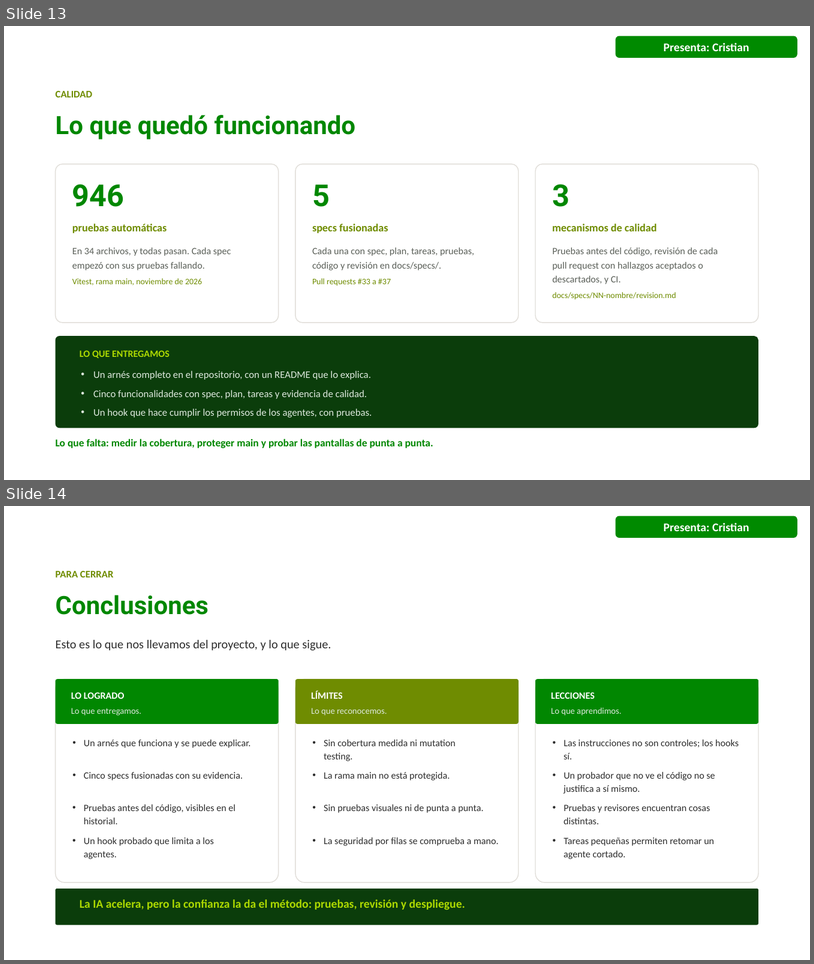
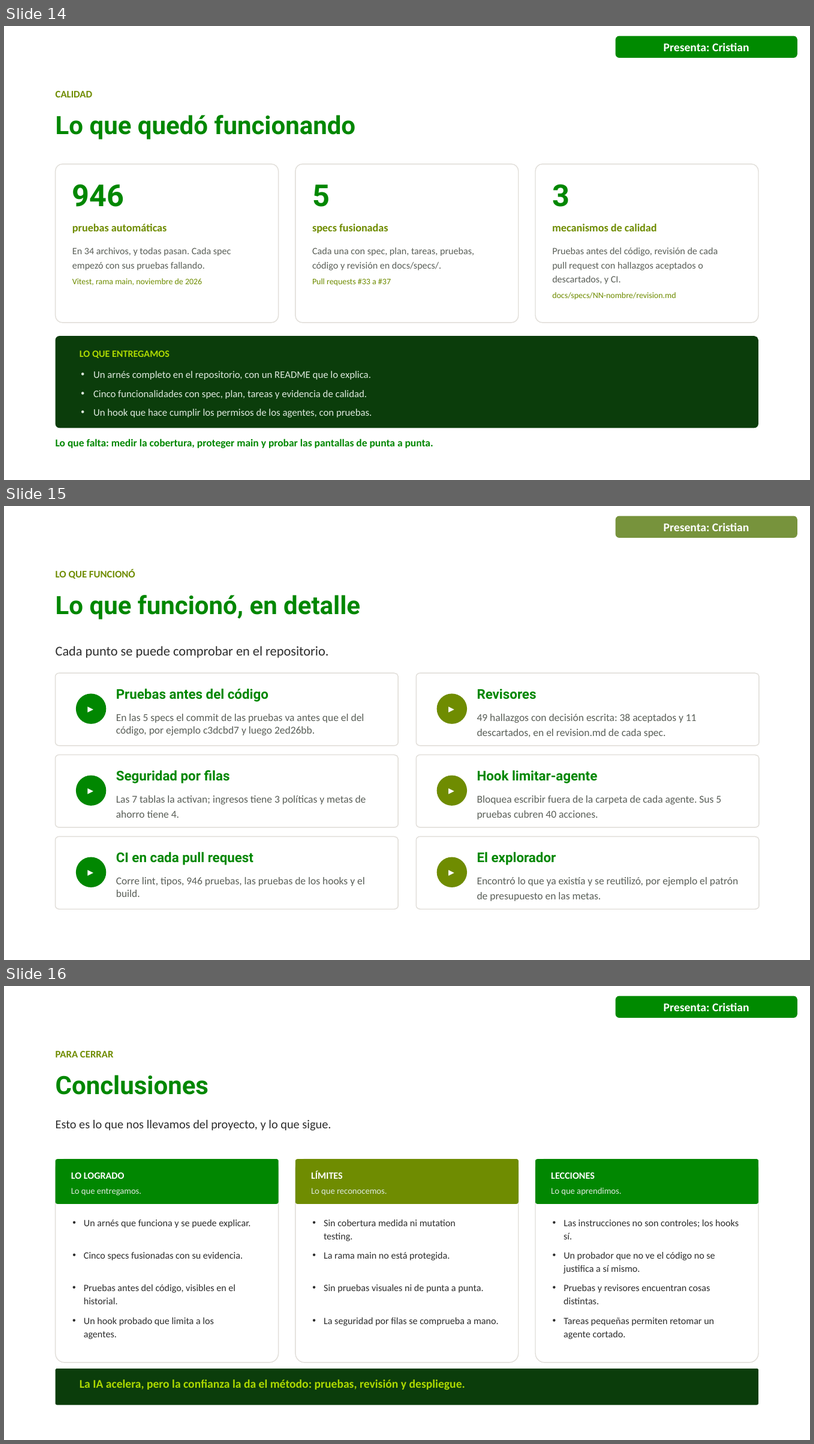
Before and after one commit to juandadevp/cuentasclaras, a slide deck: docs/Exposicion_Cuentas_Claras_con_responsables.pptx. Shown one above the other, each under a label of ours: slides 13 and 14 before the commit, slides 14, 15 and 16 after it. The pictures are 814x964 and 814x1444 pixels, drawn with LibreOffice and Linux fonts; fonts in the diff are those of the drawing; background and template pictures are left out. Boxes give left, top, right and bottom in pixels: in the first picture for what was removed or moved away, otherwise in the second. Text is boxed around its words. In the diff, an @@ line names an element or a change of style, - is before the commit and + after.

```diff
--- a/docs/Exposicion_Cuentas_Claras_con_responsables.pptx
+++ b/docs/Exposicion_Cuentas_Claras_con_responsables.pptx
@@ slide 15 added at <box>4,506,810,960</box>, background picture (left out) @@
@@ rounded rectangle added at <box>616,516,798,537</box>, fill #77933C, 14 pt, text #FFFFFF, bold @@
+Presenta: Cristian
@@ text added at <box>56,570,135,579</box>, 12 pt, text #6F8C01, bold @@
+LO QUE FUNCIONÓ
@@ title added at <box>56,595,360,619</box>, 30 pt, text #018701, bold @@
+Lo que funcionó, en detalle
@@ text added at <box>56,646,329,658</box>, 16 pt, text #2C2C2C @@
+Cada punto se puede comprobar en el repositorio.
@@ freeform shape added at <box>56,673,398,745</box>, outline #E1DED9 1 pt @@
@@ freeform shape added at <box>417,673,759,745</box>, fill #FFFFFF @@
@@ freeform shape added at <box>417,673,759,745</box>, outline #E1DED9 1 pt @@
@@ freeform shape added at <box>76,694,106,724</box>, fill #018701 @@
@@ text added at <box>87,700,94,716</box>, 14 pt, text #FFFFFF, bold @@
+▸
@@ text added at <box>116,688,365,735</box>, 12.5 pt, text #5A5F58 @@
+Pruebas antes del código
+En las 5 specs el commit de las pruebas va antes que el del código, por ejemplo c3dcbd7 y luego 2ed26bb.
@@ freeform shape added at <box>437,694,467,724</box>, fill #6F8C01 @@
@@ text added at <box>448,700,455,716</box>, 14 pt, text #FFFFFF, bold @@
+▸
@@ text added at <box>477,688,697,738</box>, 12.5 pt, text #5A5F58 @@
+Revisores
+49 hallazgos con decisión escrita: 38 aceptados y 11 descartados, en el revision.md de cada spec.
@@ freeform shape added at <box>56,754,398,827</box>, fill #FFFFFF @@
@@ freeform shape added at <box>56,754,398,827</box>, outline #E1DED9 1 pt @@
@@ freeform shape added at <box>417,754,759,827</box>, fill #FFFFFF @@
@@ freeform shape added at <box>417,754,759,827</box>, outline #E1DED9 1 pt @@
@@ freeform shape added at <box>76,775,106,805</box>, fill #018701 @@
@@ text added at <box>116,770,366,817</box>, 12.5 pt, text #5A5F58 @@
+Seguridad por filas
+Las 7 tablas la activan; ingresos tiene 3 políticas y metas de ahorro tiene 4.
@@ freeform shape added at <box>437,775,467,805</box>, fill #6F8C01 @@
@@ text added at <box>477,770,722,819</box>, 12.5 pt, text #5A5F58 @@
+Hook limitar-agente
+Bloquea escribir fuera de la carpeta de cada agente. Sus 5 pruebas cubren 40 acciones.
@@ text added at <box>87,782,94,798</box>, 14 pt, text #FFFFFF, bold @@
+▸
@@ text added at <box>448,782,455,798</box>, 14 pt, text #FFFFFF, bold @@
+▸
@@ freeform shape added at <box>56,837,398,909</box>, fill #FFFFFF @@
@@ freeform shape added at <box>56,837,398,909</box>, outline #E1DED9 1 pt @@
@@ freeform shape added at <box>417,837,759,909</box>, fill #FFFFFF @@
@@ freeform shape added at <box>417,837,759,909</box>, outline #E1DED9 1 pt @@
@@ freeform shape added at <box>76,857,106,887</box>, fill #018701 @@
@@ text added at <box>87,864,94,879</box>, 14 pt, text #FFFFFF, bold @@
+▸
@@ text added at <box>116,852,365,897</box>, 12.5 pt, text #5A5F58 @@
+CI en cada pull request
+Corre lint, tipos, 946 pruebas, las pruebas de los hooks y el build.
@@ freeform shape added at <box>437,857,467,887</box>, fill #6F8C01 @@
@@ text added at <box>448,864,455,879</box>, 14 pt, text #FFFFFF, bold @@
+▸
@@ text added at <box>477,852,738,901</box>, 12.5 pt, text #5A5F58 @@
+El explorador
+Encontró lo que ya existía y se reutilizó, por ejemplo el patrón de presupuesto en las metas.
@@ what was slide 13 is now slide 14 @@
@@ what was slide 14 is now slide 16 @@
```
Also in this commit, not shown: 2 slides changed, 1 other slide added.
